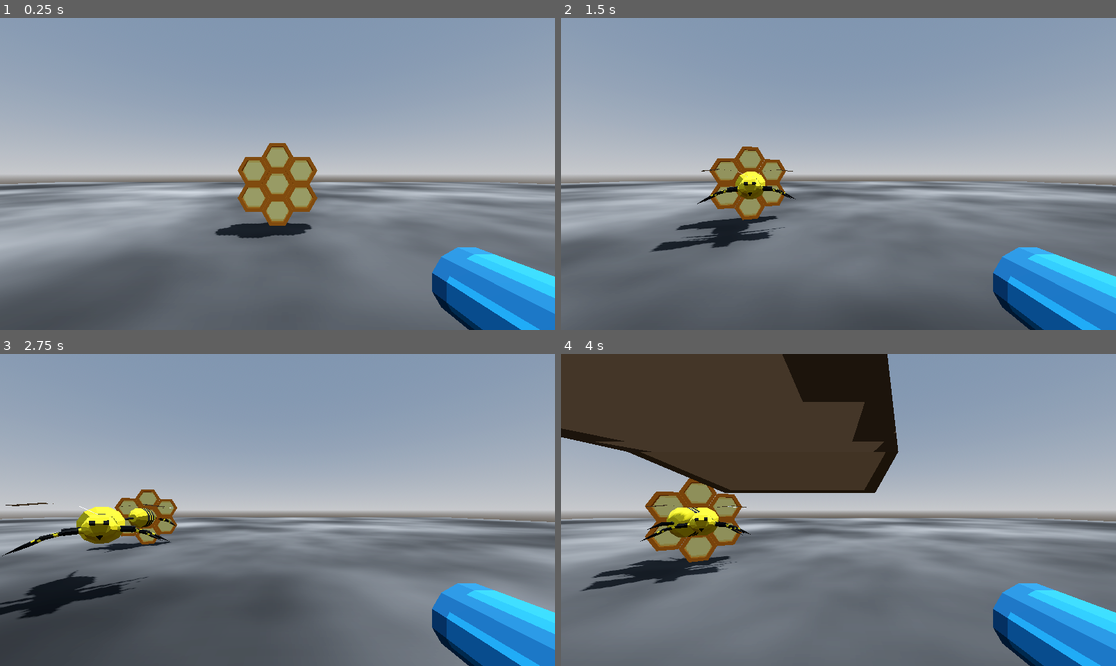
Above: before the commit, frames 1-4 (two rows, left to right).
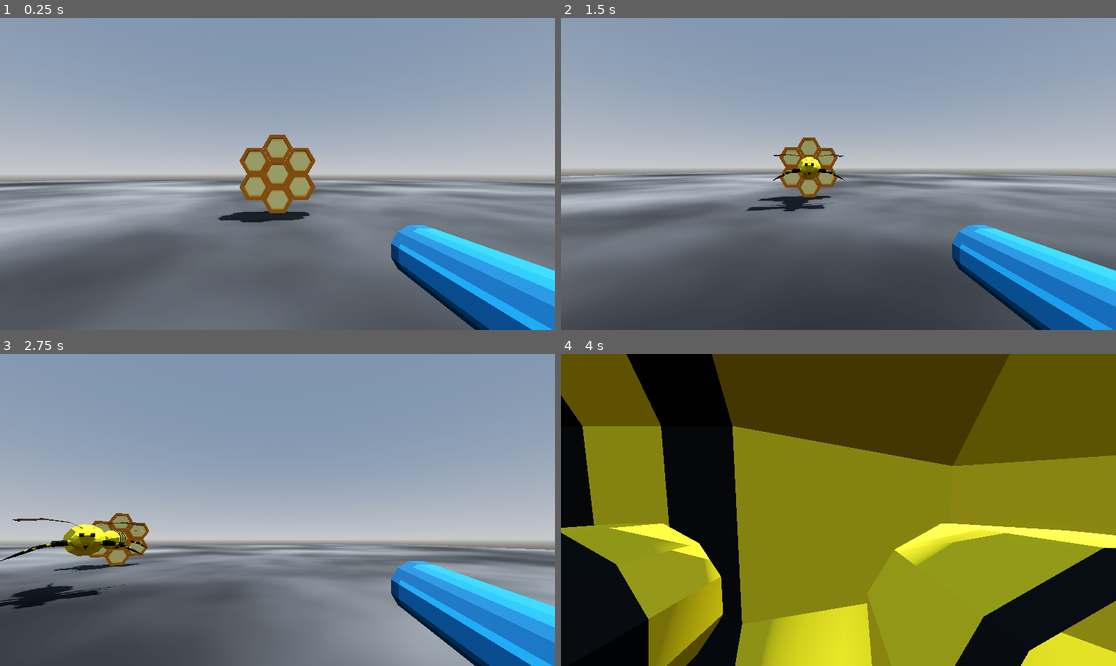
Above: after the commit, the same moments.

Repository: partkyle/bellhivers
Game: Godot game, scene res://scenes/main.tscn
Two runs of this game, one before a commit and one after it. Both use one fixed random seed, a clock stepped at 60 frames per second and the inputs below.
Inputs (mouse positions are in pixels of both pictures, inside the frame that each line leads up to):
- Up to frame 1 (0.25 s): no input
- Up to frame 2 (1.5 s): tap Enter at 0.5 s; move the mouse to (960, 158) at 0.52 s; hold D (move_right) 0.53-1.28 s; move the mouse to (727, 189) at 1.27 s; hold S (move_down) from 1.28 s (still down)
- Up to frame 3 (2.75 s): move the mouse to (333, 441) at 2.02 s; release S (move_down) at 2.03 s; hold D (move_right) from 2.03 s (still down)
- Up to frame 4 (4 s): move the mouse to (810, 572) at 2.77 s; release D (move_right) at 2.78 s; hold W (move_up) 2.78-3.53 s; move the mouse to (1005, 556) at 3.52 s; hold A (move_left) from 3.53 s (still down)

The runs differ from the first frame. In frame 1, 14% of the frame differs, in the area x 0-100%, y 37-100%; in frame 2, 29%; in frame 3, 29%; in frame 4, 99%, in the area x 0-100%, y 0-100%.

Commit message:
fps controls

Diff:
--- a/bodies/player.tscn
+++ b/bodies/player.tscn
@@ -16,7 +16,13 @@
 
 [node name="MeshInstance3D" type="MeshInstance3D" parent="."]
 transform = Transform3D(1, 0, 0, 0, 1, 0, 0, 0, 1, 0, 1, 0)
+visible = false
 mesh = SubResource("CapsuleMesh_ddein")
 
-[node name="Gun" parent="." instance=ExtResource("2_c3pai")]
-transform = Transform3D(1, 0, 0, 0, 1, 0, 0, 0, 1, 0.683076, 1.35979, -0.593893)
+[node name="CameraGunWrapper" type="Node3D" parent="."]
+
+[node name="Gun" parent="CameraGunWrapper" instance=ExtResource("2_c3pai")]
+transform = Transform3D(1, 0, 0, 0, 1, 0, 0, 0, 1, 0.683, 1, -0.5)
+
+[node name="Camera" type="Camera3D" parent="CameraGunWrapper"]
+transform = Transform3D(1, 0, 0, 0, 1, 0, 0, 0, 1, 0, 1.5, 0)
--- a/project.godot
+++ b/project.godot
@@ -14,6 +14,10 @@
 run/main_scene="res://scenes/main.tscn"
 config/features=PackedStringArray("4.2", "Forward Plus")
 config/icon="res://icon.svg"
+
+[editor_plugins]
+
+enabled=PackedStringArray("res://addons/anthonyec.camera_preview/plugin.cfg")
 
 [input]
 
--- a/scenes/main.tscn
+++ b/scenes/main.tscn
@@ -1,7 +1,8 @@
-[gd_scene load_steps=10 format=3 uid="uid://163ofm6opq6q"]
+[gd_scene load_steps=11 format=3 uid="uid://163ofm6opq6q"]
 
 [ext_resource type="PackedScene" uid="uid://1n0r1pvx421r" path="res://bodies/hive.tscn" id="1_rbh67"]
 [ext_resource type="PackedScene" uid="uid://beepb4m8e6685" path="res://bodies/player.tscn" id="2_ay3iu"]
+[ext_resource type="Script" path="res://Scripts/Debug.gd" id="3_ac6kt"]
 
 [sub_resource type="ProceduralSkyMaterial" id="ProceduralSkyMaterial_phxa0"]
 sky_horizon_color = Color(0.64625, 0.65575, 0.67075, 1)
@@ -45,12 +46,12 @@
 
 [node name="Player" parent="." instance=ExtResource("2_ay3iu")]
 
-[node name="Camera3D" type="Camera3D" parent="Player"]
-transform = Transform3D(1, 0, 0, 0, 1, 0, 0, 0, 1, 0, 1.87493, -0.359686)
-
 [node name="Enemies" type="Node3D" parent="."]
 transform = Transform3D(1, 0, 0, 0, 1, 0, 0, 0, 1, 0, 0, -8.14768)
 
 [node name="MeshInstance3D" type="MeshInstance3D" parent="."]
 material_override = SubResource("StandardMaterial3D_15pio")
 mesh = SubResource("PlaneMesh_xdwd5")
+
+[node name="Debug" type="Node3D" parent="."]
+script = ExtResource("3_ac6kt")
--- /dev/null
+++ b/scripts/Debug.gd
@@ -0,0 +1,9 @@
+extends Node3D
+
+func _ready():
+	Input.set_mouse_mode(Input.MOUSE_MODE_CAPTURED)
+
+func _input(event):
+	if event is InputEventKey:
+		if event.keycode == KEY_ESCAPE and event.pressed:
+			get_tree().quit()
--- a/scripts/player.gd
+++ b/scripts/player.gd
@@ -1,11 +1,15 @@
 extends CharacterBody3D
 
+@onready var camera = $CameraGunWrapper
 
 const SPEED = 5.0
-const JUMP_VELOCITY = 4.5
+@export var camera_speed := 0.001
 
-# Get the gravity from the project settings to be synced with RigidBody nodes.
-var gravity = ProjectSettings.get_setting("physics/3d/default_gravity")
+
+func _input(event):
+	if event is InputEventMouseMotion:
+		transform.basis = Basis(Vector3.UP, -event.relative.x * camera_speed) * transform.basis
+		camera.transform.basis = Basis(camera.transform.basis.x, -event.relative.y * camera_speed) * camera.transform.basis
 
 
 func _physics_process(delta):
Not shown, changed: TODO.md
